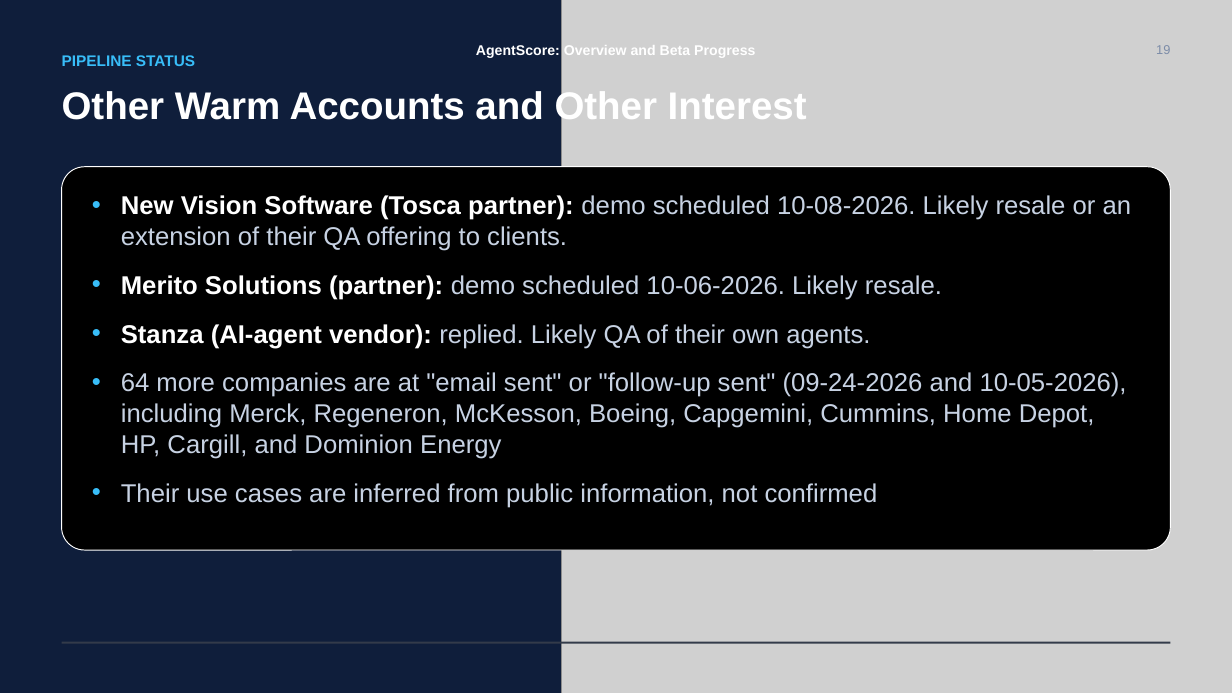
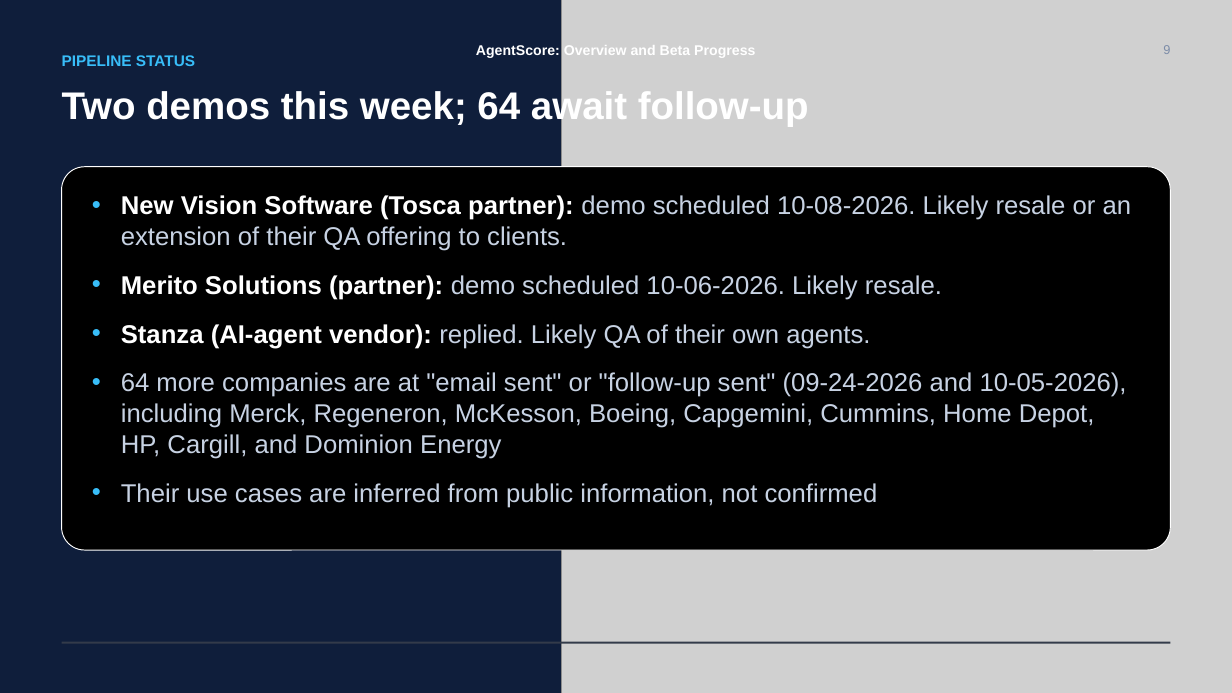
Before and after one commit to ADemers-tricentis/agent-score, a slide deck: slide 9 of docs/decks/AgentScore - Overview and Pipeline Status.pptx (slide 19 before the commit). Drawn at 1232x693 pixels with LibreOffice and Linux fonts; fonts in the diff are those of the drawing; grey boxes stand for pictures. Boxes give left, top, right and bottom in pixels: in the first picture for what was removed or moved away, otherwise in the second. Text is boxed around its words. In the diff, an @@ line names an element or a change of style, - is before the commit and + after.

```diff
--- a/docs/decks/AgentScore - Overview and Pipeline Status.pptx
+++ b/docs/decks/AgentScore - Overview and Pipeline Status.pptx
@@ text at <box>1163,45,1170,54</box>: text changed @@
-19
+9
@@ text at <box>62,88,809,126</box>: text changed @@
-Other Warm Accounts and Other Interest
+Two demos this week; 64 await follow-up
```
Also in this commit, not shown: 19 other slides changed, 2 slides added, 3 slides removed, 24 other files.
